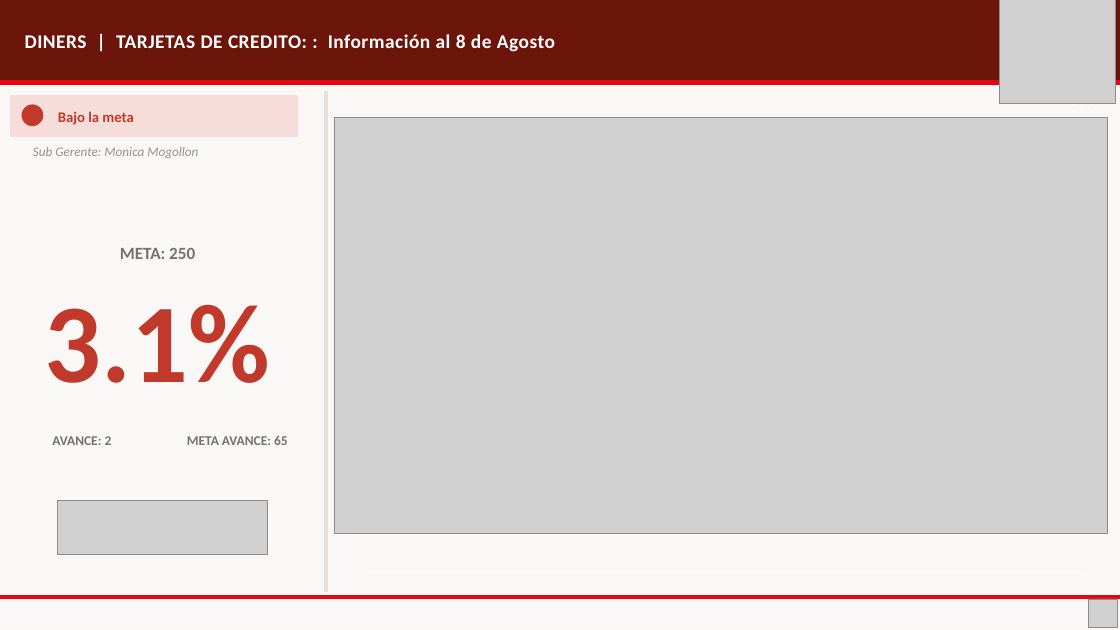
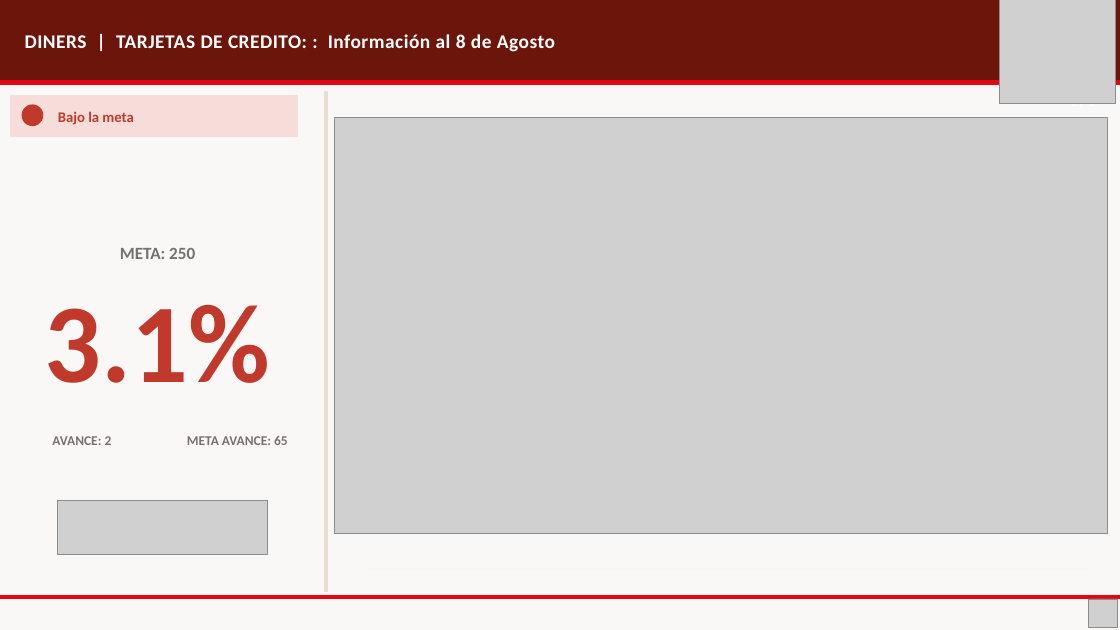
Before and after one commit to piere0405/streamlit_app, a slide deck: slide 38 of plantilla_campanias.pptx. Drawn at 1120x630 pixels with LibreOffice and Linux fonts; fonts in the diff are those of the drawing; grey boxes stand for pictures. Boxes give left, top, right and bottom in pixels: in the first picture for what was removed or moved away, otherwise in the second. Text is boxed around its words. In the diff, an @@ line names an element or a change of style, - is before the commit and + after.

```diff
--- a/plantilla_campanias.pptx
+++ b/plantilla_campanias.pptx
@@ text removed at <box>33,147,198,158</box> @@
-Sub Gerente: Monica Mogollon
```
Also in this commit, not shown: 54 other slides changed, 1 other file.
